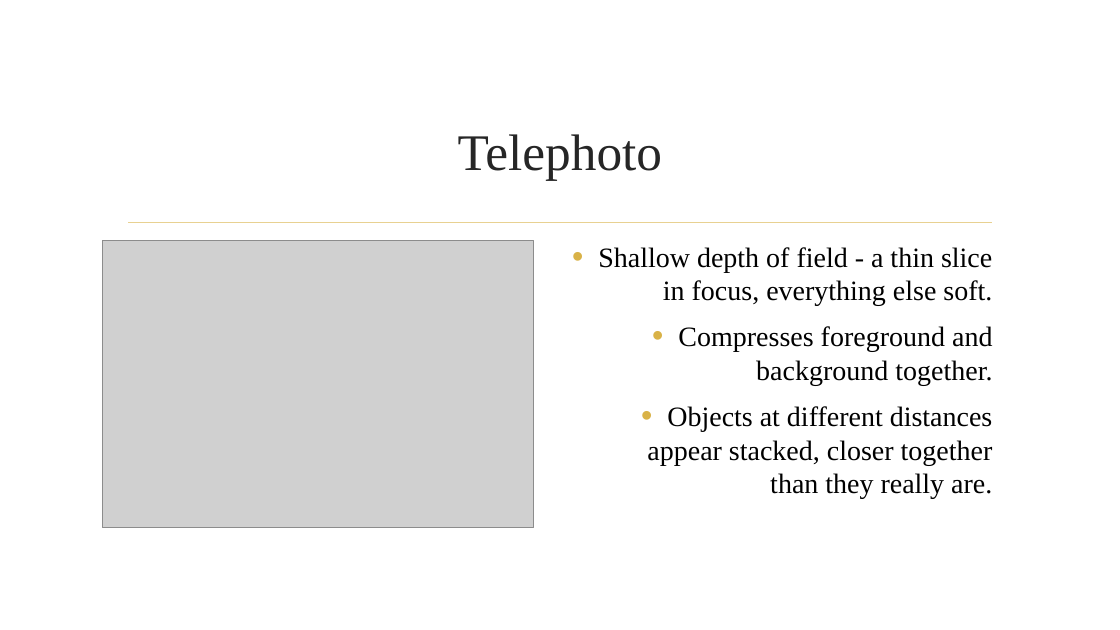
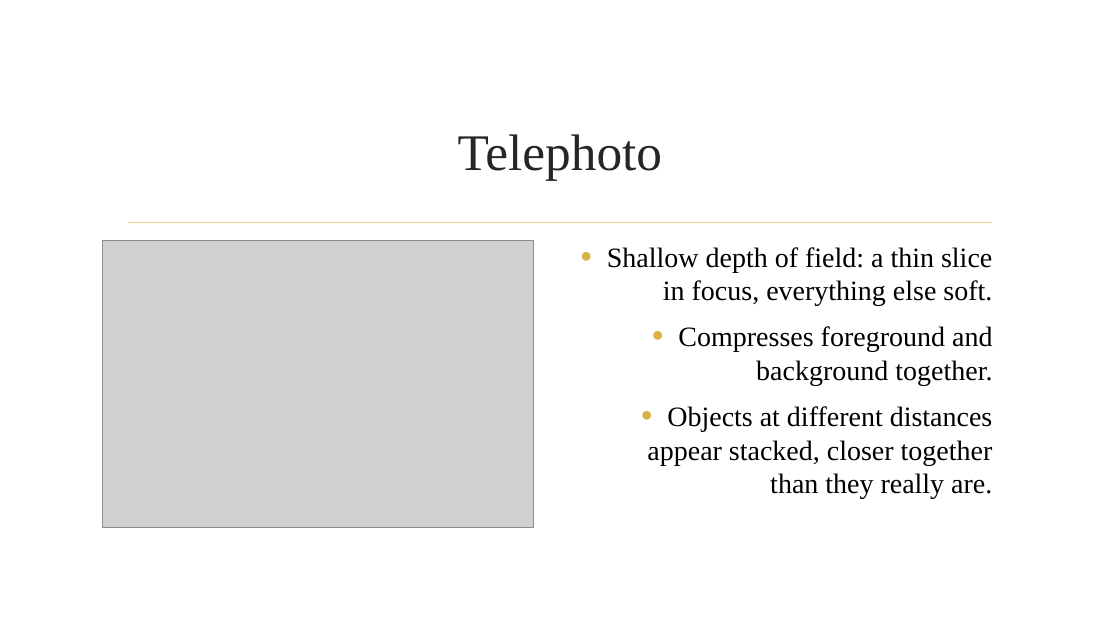
Before and after one commit to dcoes/Classes, a slide deck: slide 26 of Storyboarding/NewLectures/06_Perspective_REVISED.pptx. Drawn at 1120x630 pixels with LibreOffice and Linux fonts; fonts in the diff are those of the drawing; grey boxes stand for pictures; background and template pictures are left out. Boxes give left, top, right and bottom in pixels: in the first picture for what was removed or moved away, otherwise in the second. Text is boxed around its words. In the diff, an @@ line names an element or a change of style, - is before the commit and + after.

```diff
--- a/Storyboarding/NewLectures/06_Perspective_REVISED.pptx
+++ b/Storyboarding/NewLectures/06_Perspective_REVISED.pptx
@@ text at bbox=[607, 247, 992, 306]: text changed @@
-• Shallow depth of field - a thin slice in focus, everything else soft.
+• Shallow depth of field: a thin slice in focus, everything else soft.
```
Also in this commit, not shown: 15 other slides changed, 21 other files.
